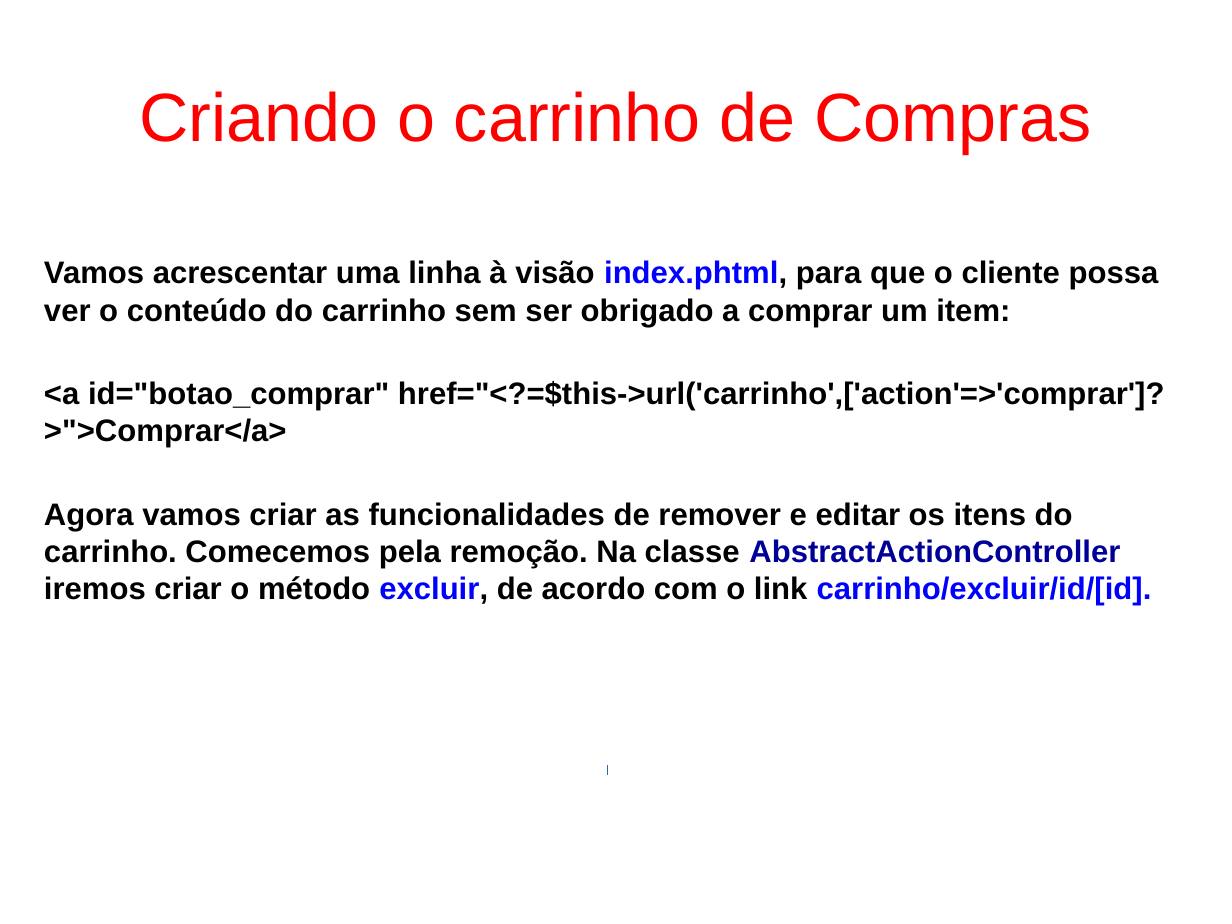
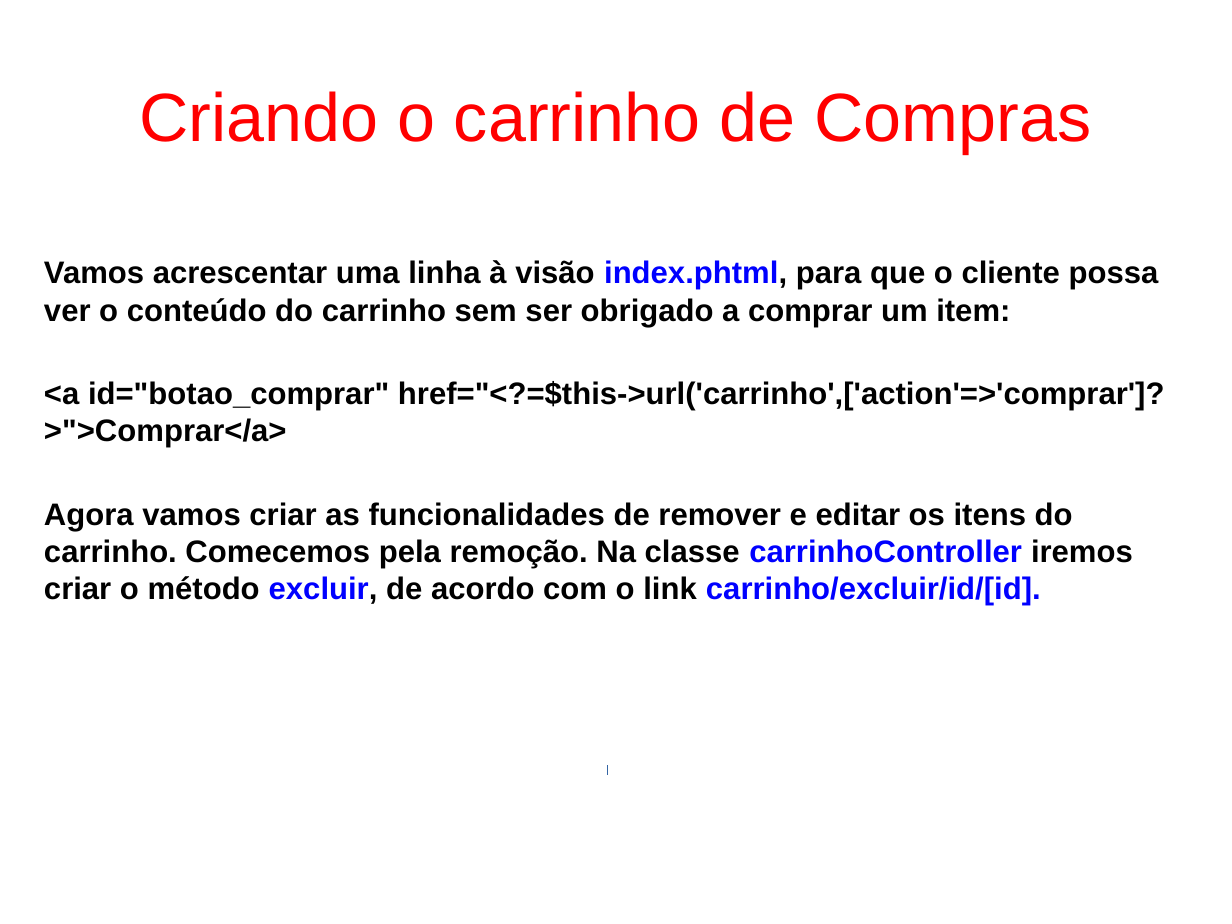
Before and after one commit to fgsl/lojasacme, a slide deck: slide 92 of docs/tutorial.odp. Drawn at 1232x924 pixels with LibreOffice and Linux fonts; fonts in the diff are those of the drawing. Boxes give left, top, right and bottom in pixels: in the first picture for what was removed or moved away, otherwise in the second. Text is boxed around its words. In the diff, an @@ line names an element or a change of style, - is before the commit and + after.

```diff
--- a/docs/tutorial.odp
+++ b/docs/tutorial.odp
@@ text at [44,502,1133,606]: text changed @@
-Agora vamos criar as funcionalidades de remover e editar os itens do carrinho. Comecemos pela remoção. Na classe AbstractActionController iremos criar o método excluir, de acordo com o link carrinho/excluir/id/[id].
+Agora vamos criar as funcionalidades de remover e editar os itens do carrinho. Comecemos pela remoção. Na classe carrinhoController iremos criar o método excluir, de acordo com o link carrinho/excluir/id/[id].
```
Also in this commit, not shown: 2 other slides changed, 10 other files.
